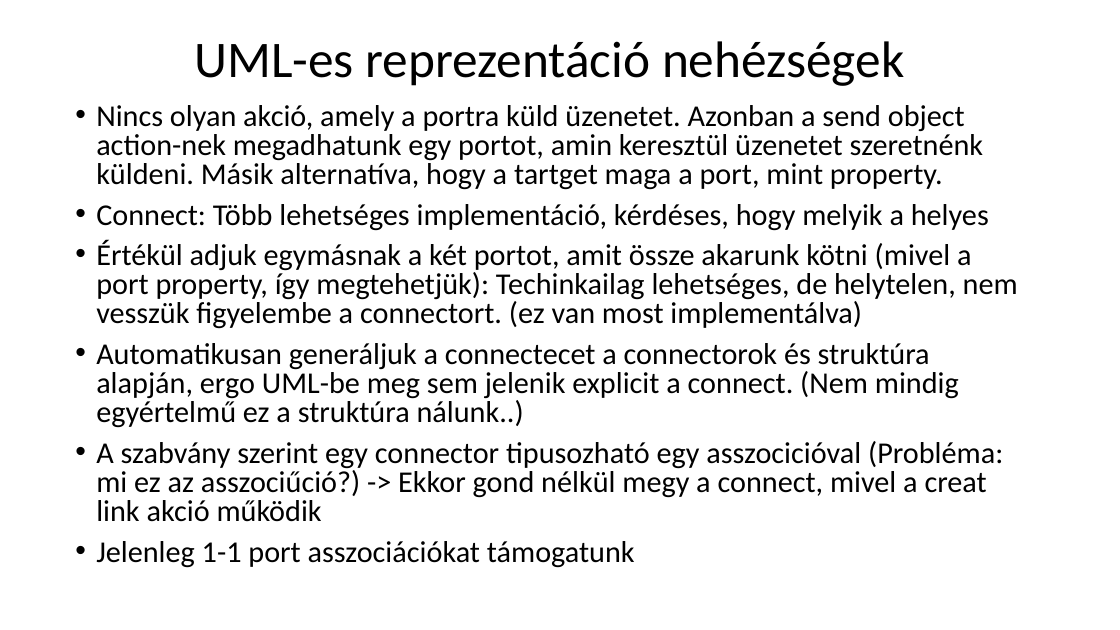
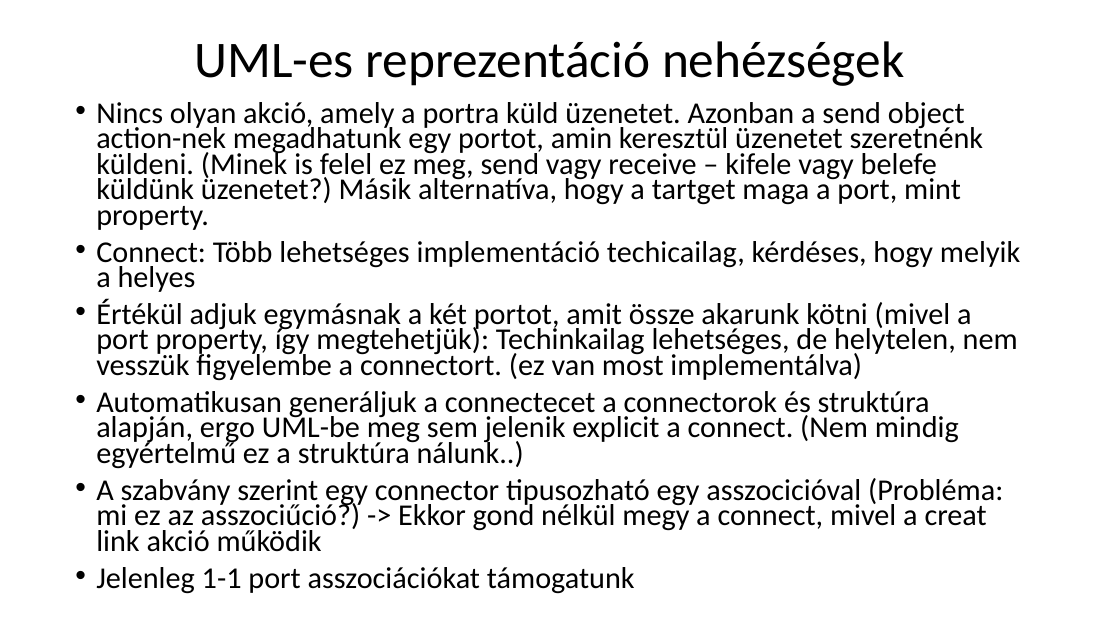
Before and after one commit to nagyandras95/Egyetem, a slide deck: slide 6 of port_versions/Komponensek.pptx. Drawn at 1120x630 pixels with LibreOffice and Linux fonts; fonts in the diff are those of the drawing. Boxes give left, top, right and bottom in pixels: in the first picture for what was removed or moved away, otherwise in the second. Text is boxed around its words. In the diff, an @@ line names an element or a change of style, - is before the commit and + after.

```diff
--- a/port_versions/Komponensek.pptx
+++ b/port_versions/Komponensek.pptx
@@ text at (96,102,1020,292): text changed @@
-• Nincs olyan akció, amely a portra küld üzenetet. Azonban a send object action-nek megadhatunk egy portot, amin keresztül üzenetet szeretnénk küldeni. Másik alternatíva, hogy a tartget maga a port, mint property.
-• Connect: Több lehetséges implementáció, kérdéses, hogy melyik a helyes
+• Nincs olyan akció, amely a portra küld üzenetet. Azonban a send object action-nek megadhatunk egy portot, amin keresztül üzenetet szeretnénk küldeni. (Minek is felel ez meg, send vagy receive – kifele vagy belefe küldünk üzenetet?) Másik alternatíva, hogy a tartget maga a port, mint property.
+• Connect: Több lehetséges implementáció techicailag, kérdéses, hogy melyik a helyes
@@ text at (96,299,1018,594): line spacing 0.8 to 0.7 @@
```
Also in this commit, not shown: 5 other slides changed, 2 other files.
